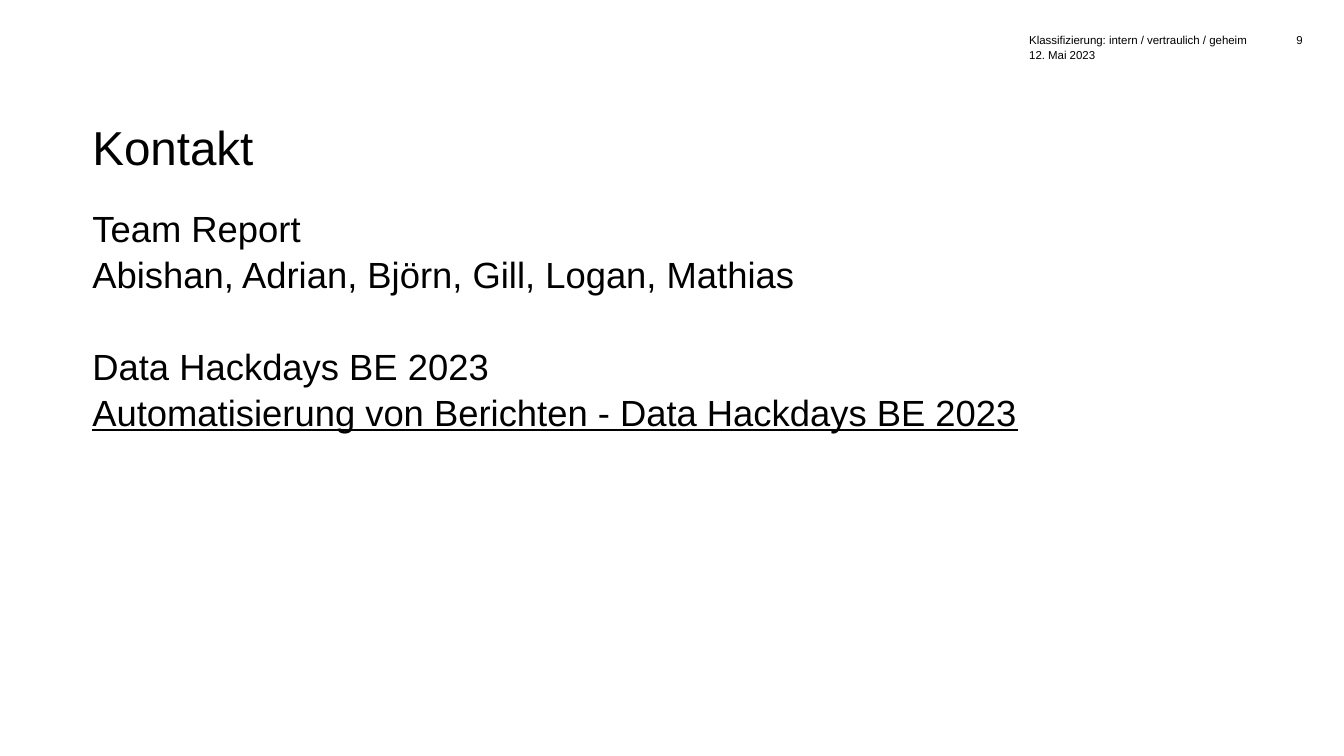
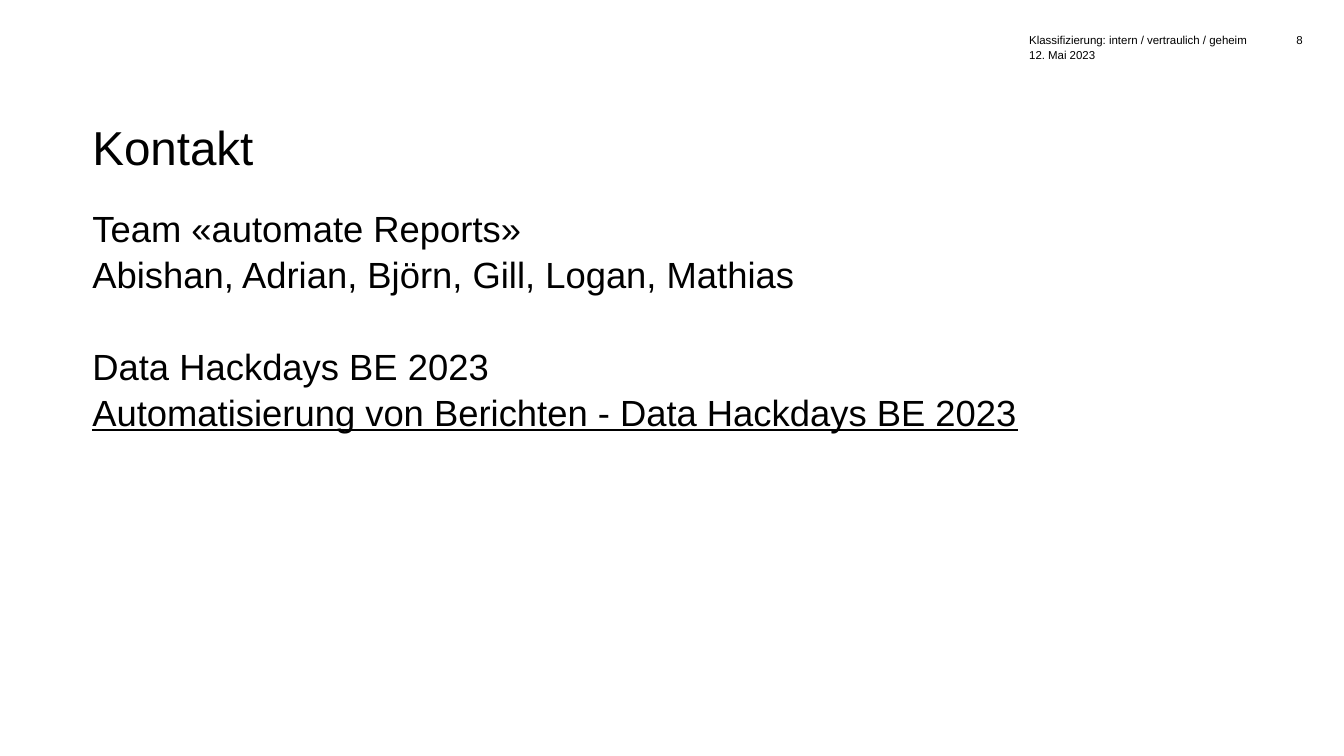
Before and after one commit to gilluuu/hackday-automatisierung-berichte, a slide deck: slide 8 of Praesentation/DemoAutomatisierungVonBerichten.pptx (slide 9 before the commit). Drawn at 1344x756 pixels with LibreOffice and Linux fonts; fonts in the diff are those of the drawing; background and template pictures are left out. Boxes give left, top, right and bottom in pixels: in the first picture for what was removed or moved away, otherwise in the second. Text is boxed around its words. In the diff, an @@ line names an element or a change of style, - is before the commit and + after.

```diff
--- a/Praesentation/DemoAutomatisierungVonBerichten.pptx
+++ b/Praesentation/DemoAutomatisierungVonBerichten.pptx
@@ page number at box(1296, 36, 1302, 44): text changed @@
-9
+8
@@ text at box(92, 217, 521, 250): text changed @@
-Team Report
+Team «automate Reports»
```
Also in this commit, not shown: 6 other slides changed, 1 slide removed.
